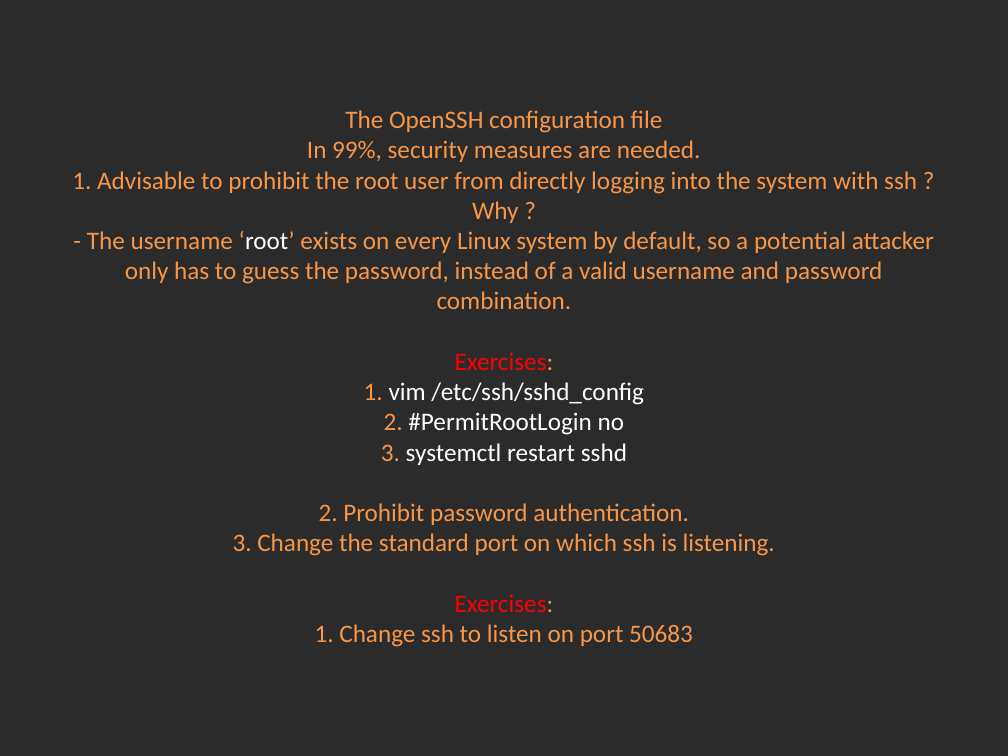
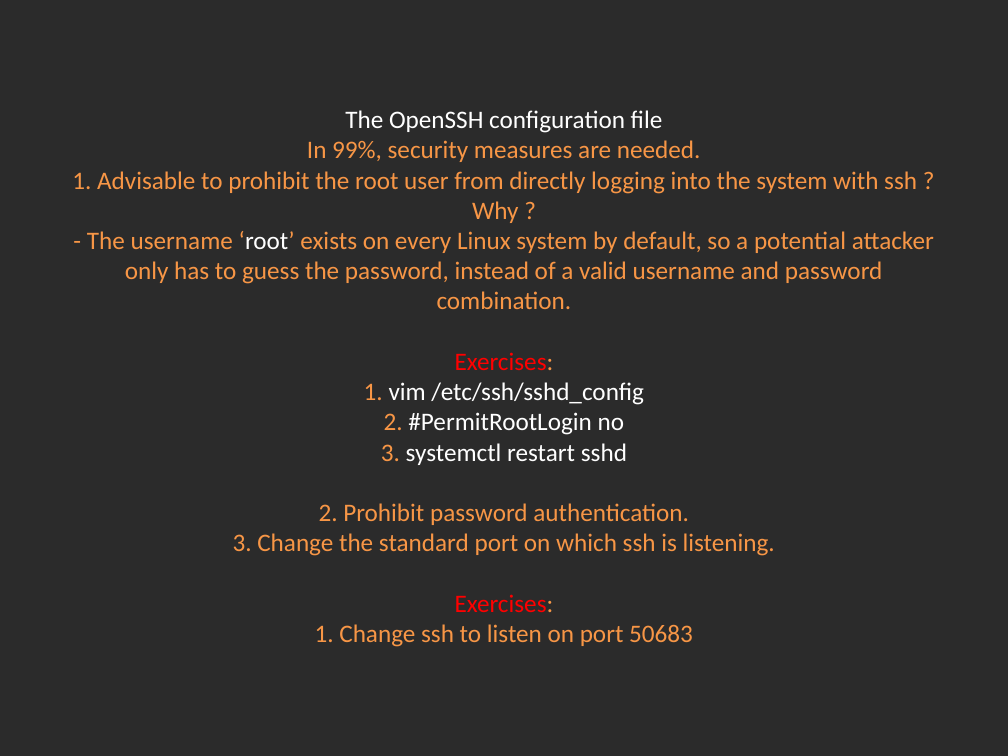
Before and after one commit to Academy-Soft-Intellect/Linux-Course, a slide deck: slide 4 of 12.SSH_NFS_SAMBA/12-SSH_NFS_SAMBA.pptx. Drawn at 1008x756 pixels with LibreOffice and Linux fonts; fonts in the diff are those of the drawing; background and template pictures are left out; a plain dark background stands for a picture behind light text. Boxes give left, top, right and bottom in pixels: in the first picture for what was removed or moved away, otherwise in the second. Text is boxed around its words. In the diff, an @@ line names an element or a change of style, - is before the commit and + after.

```diff
--- a/12.SSH_NFS_SAMBA/12-SSH_NFS_SAMBA.pptx
+++ b/12.SSH_NFS_SAMBA/12-SSH_NFS_SAMBA.pptx
@@ title "The OpenSSH configuration file In ..." at [72,110,934,647]: text colour #F79646 to #FFFFFF in "The OpenSSH configuration file" @@
```
Also in this commit, not shown: 5 other slides changed, 1 other file.
